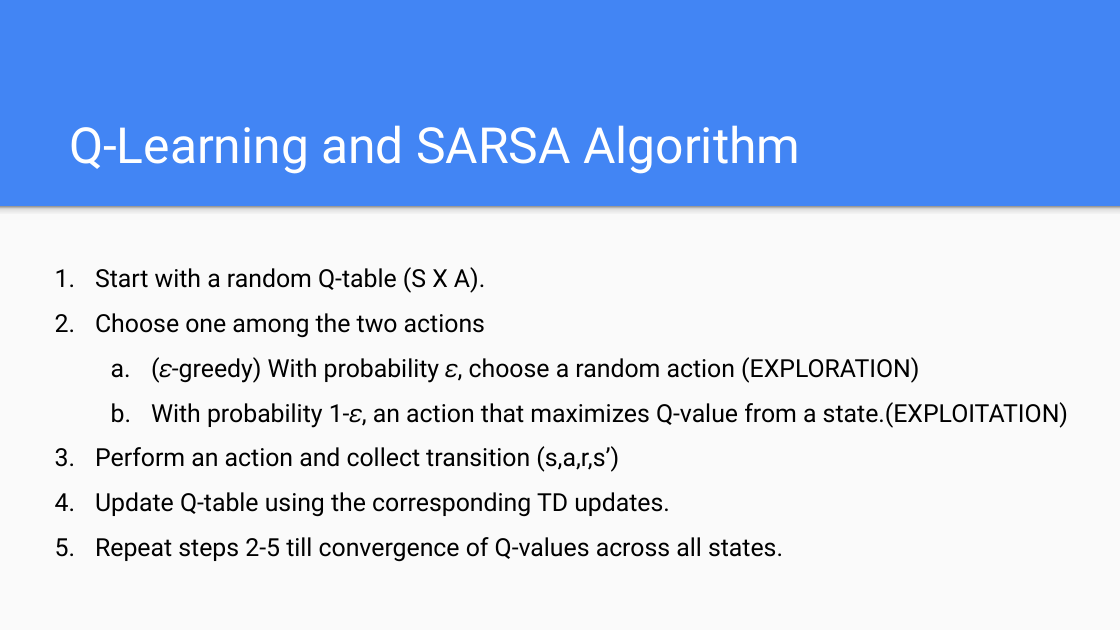
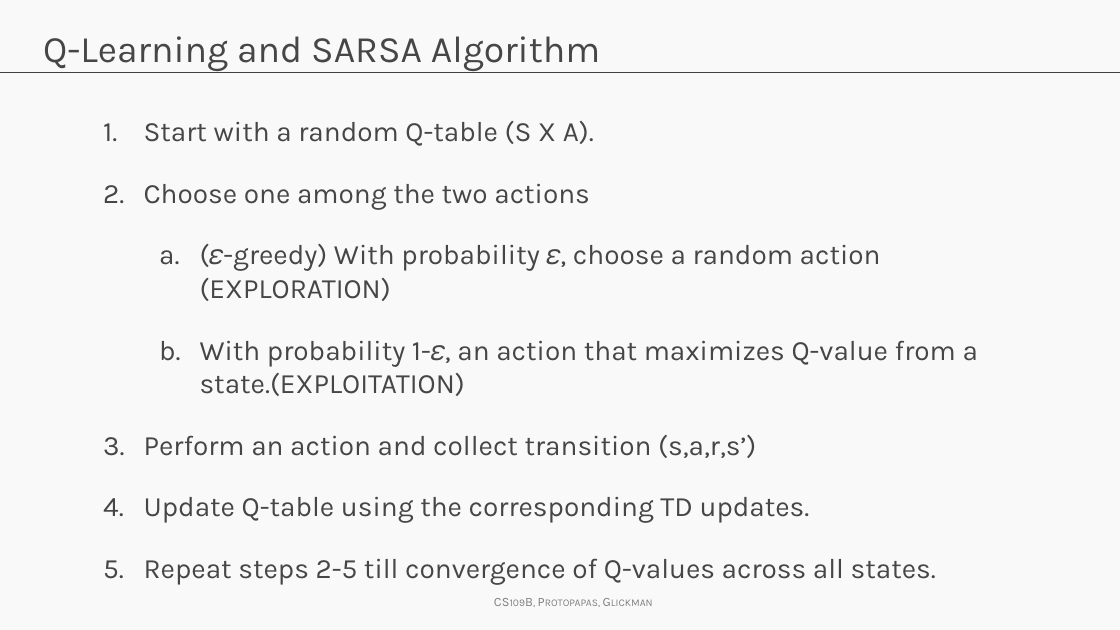
Before and after one commit to Harvard-IACS/2019-CS109B, a slide deck: slide 62 of docs/lectures/lecture14/presentation/cs109b_lecture14_RL.pptx (slide 26 before the commit). Drawn at 1120x630 pixels with LibreOffice and Linux fonts; fonts in the diff are those of the drawing; background and template pictures are left out. Boxes give left, top, right and bottom in pixels: in the first picture for what was removed or moved away, otherwise in the second. Text is boxed around its words. In the diff, an @@ line names an element or a change of style, - is before the commit and + after.

```diff
--- a/docs/lectures/lecture14/presentation/cs109b_lecture14_RL.pptx
+++ b/docs/lectures/lecture14/presentation/cs109b_lecture14_RL.pptx
@@ background #4285F4 to #F9F9F9 @@
@@ title "Q-Learning and SARSA Algorithm": place and size @@
-title "Q-Learning and SARSA Algorithm" at <box>69,125,800,174</box>
+title "Q-Learning and SARSA Algorithm" at <box>43,36,600,71</box>
@@ title "Q-Learning and SARSA Algorithm" at <box>43,36,600,71</box>: size 32 to 24 pt, font Roboto to Karla, text colour #FFFFFF to #464646; vertical alignment bottom to top @@
@@ line added from (0, 73) to (1120, 73), #404040 0.75 pt @@
@@ text "Start with a random Q-table ...": place and size @@
-text "Start with a random Q-table ..." at <box>95,267,1068,562</box>
+text "Start with a random Q-table ..." at <box>144,121,978,585</box>
@@ text "Start with a random Q-table ..." at <box>144,121,978,585</box>: size 16 to 18 pt, font Roboto to Karla, text colour #000000 to #464646; line spacing 1.5 to 1; more space between paragraphs @@
@@ rectangle removed at <box>0,206,1120,629</box> @@
@@ rectangle removed at <box>0,206,1120,220</box> @@
@@ text added at <box>483,588,672,615</box>, 8.2 pt, text #808080, small capitals @@
+CS109B, Protopapas, Glickman
```
Also in this commit, not shown: 11 other slides changed, 52 slides added, 16 slides removed, 33 other files.
